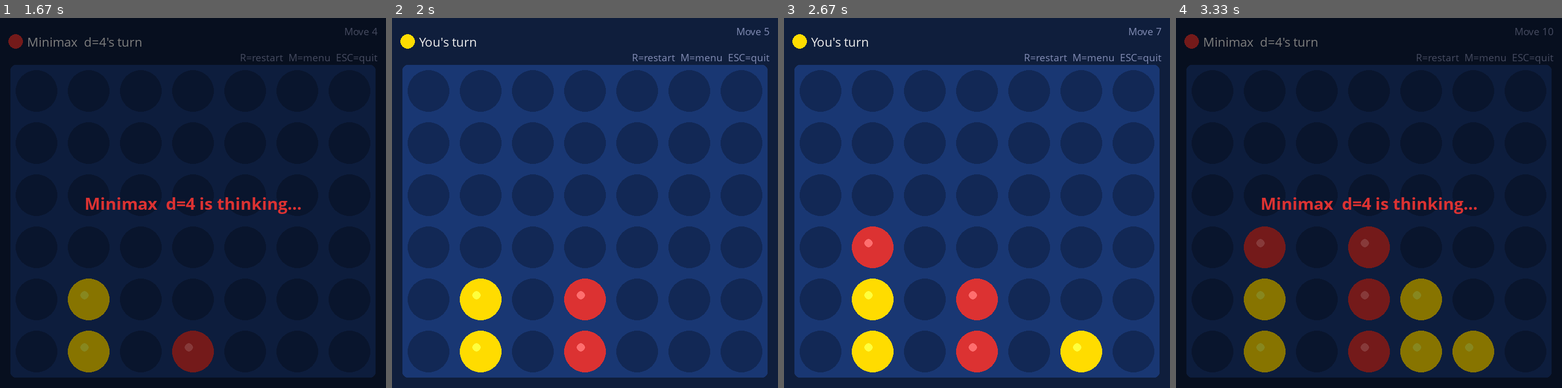
Above: before the commit, frames 1-4 (left to right).
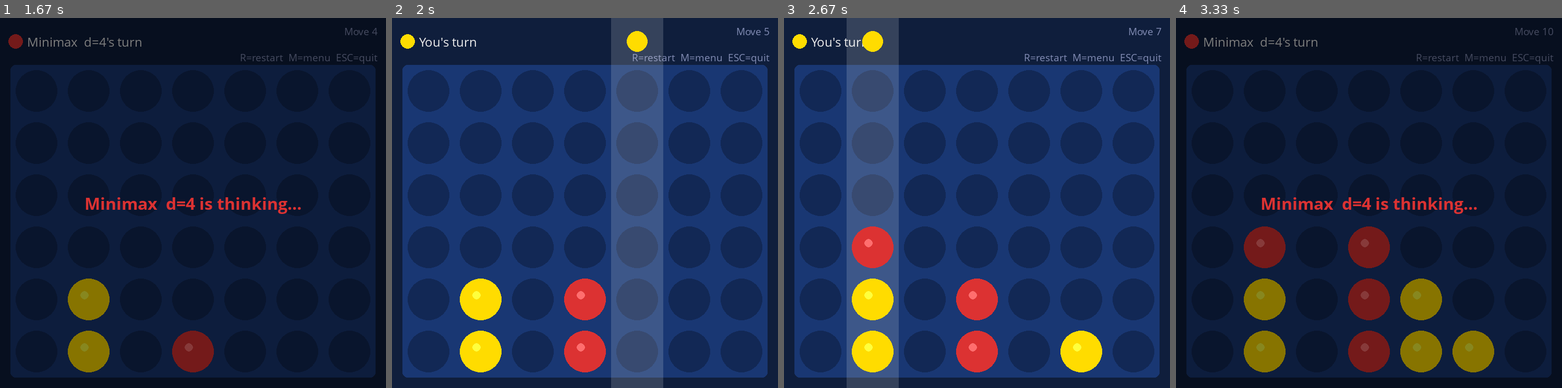
Above: after the commit, the same moments.

Repository: udaypratapsingh09/Connect4
Game: pygame game, started from main.py
Two runs of this game, one before a commit and one after it. Both use one fixed random seed, a clock stepped at 60 frames per second and the inputs below.
Inputs (mouse positions are in pixels of both pictures, inside the frame that each line leads up to):
- Up to frame 1 (1.67 s): click "▶ Play" at 0.38 s; press the mouse at (65, 73) at 0.7 s; move the mouse to (185, 151) at 0.8 s; release the mouse at (304, 228) at 0.93 s; press the mouse at (65, 73) at 1.03 s; move the mouse to (100, 99) at 1.13 s; release the mouse at (138, 125) at 1.27 s; click (108, 317) at 1.42 s
- Up to frame 2 (2 s): click (646, 66) at 1.82 s
- Up to frame 3 (2.67 s): click (1065, 147) at 2.12 s; click (892, 240) at 2.52 s
- Up to frame 4 (3.33 s): click (1438, 325) at 2.82 s; click (1396, 143) at 3.25 s

Frame 1 is identical in both runs. In frame 2, 13% of the frame differs, in the area x 56-71%, y 0-100%; in frame 3, 11%; in frame 4, nothing differs.

Commit message:
Remove pycache and update gitignore

Diff:
--- a/interface/pygame_ui.py
+++ b/interface/pygame_ui.py
@@ -502,13 +502,13 @@
         if leftover > 0:
             pygame.time.wait(leftover)
 
-        pygame.event.clear()   # discard any input queued during thinking
+        pygame.event.clear([pygame.MOUSEBUTTONDOWN, pygame.MOUSEBUTTONUP])   # discard any input queued during thinking
         self._engine.make_move(col)
 
         # Brief pause after piece lands so the move registers visually
         self._draw()
         pygame.time.wait(150)
-        pygame.event.clear()
+        pygame.event.clear([pygame.MOUSEBUTTONDOWN, pygame.MOUSEBUTTONUP])
 
     # ── Drawing ───────────────────────────────────────────────────────────────
 
Not shown, changed: .gitignore
